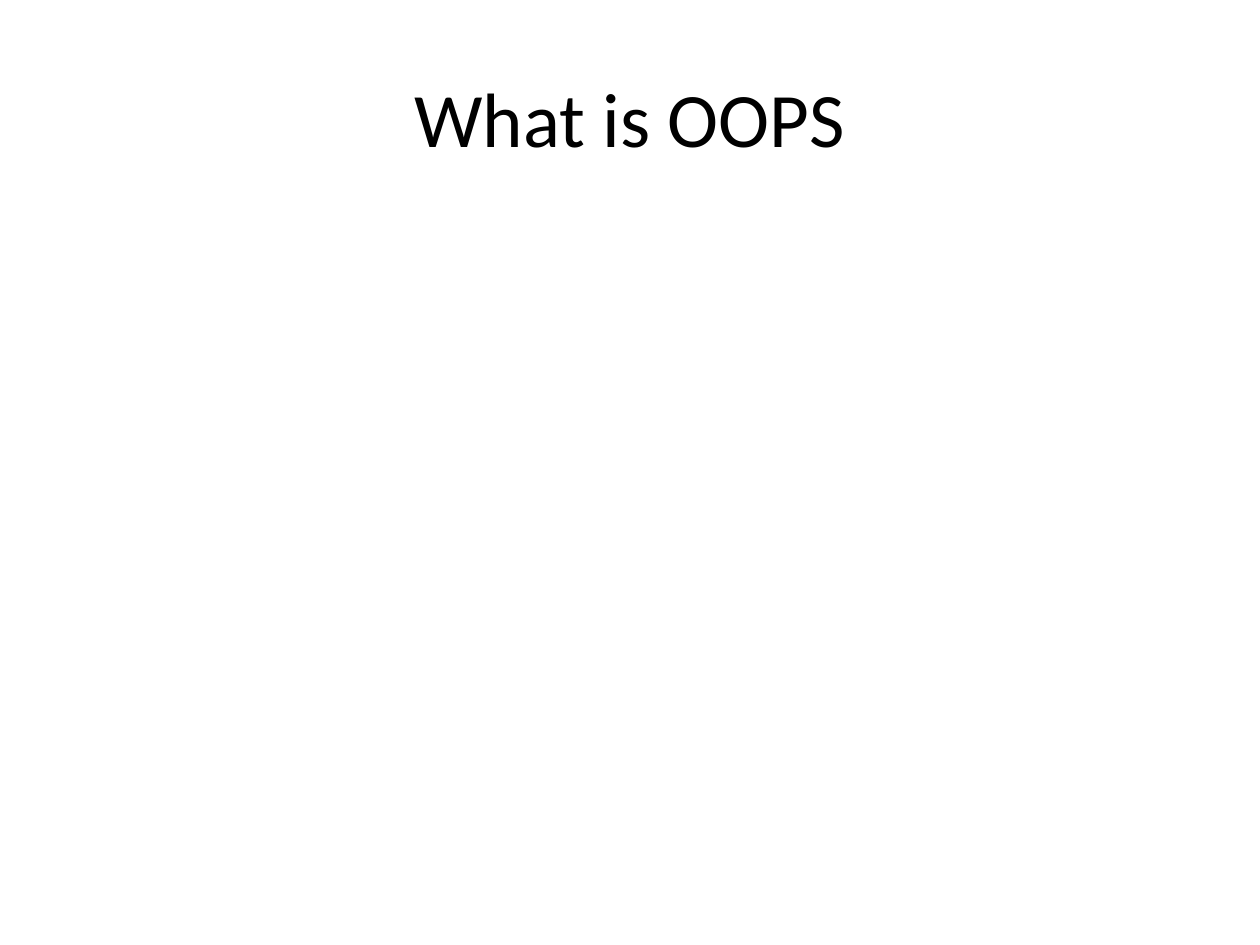
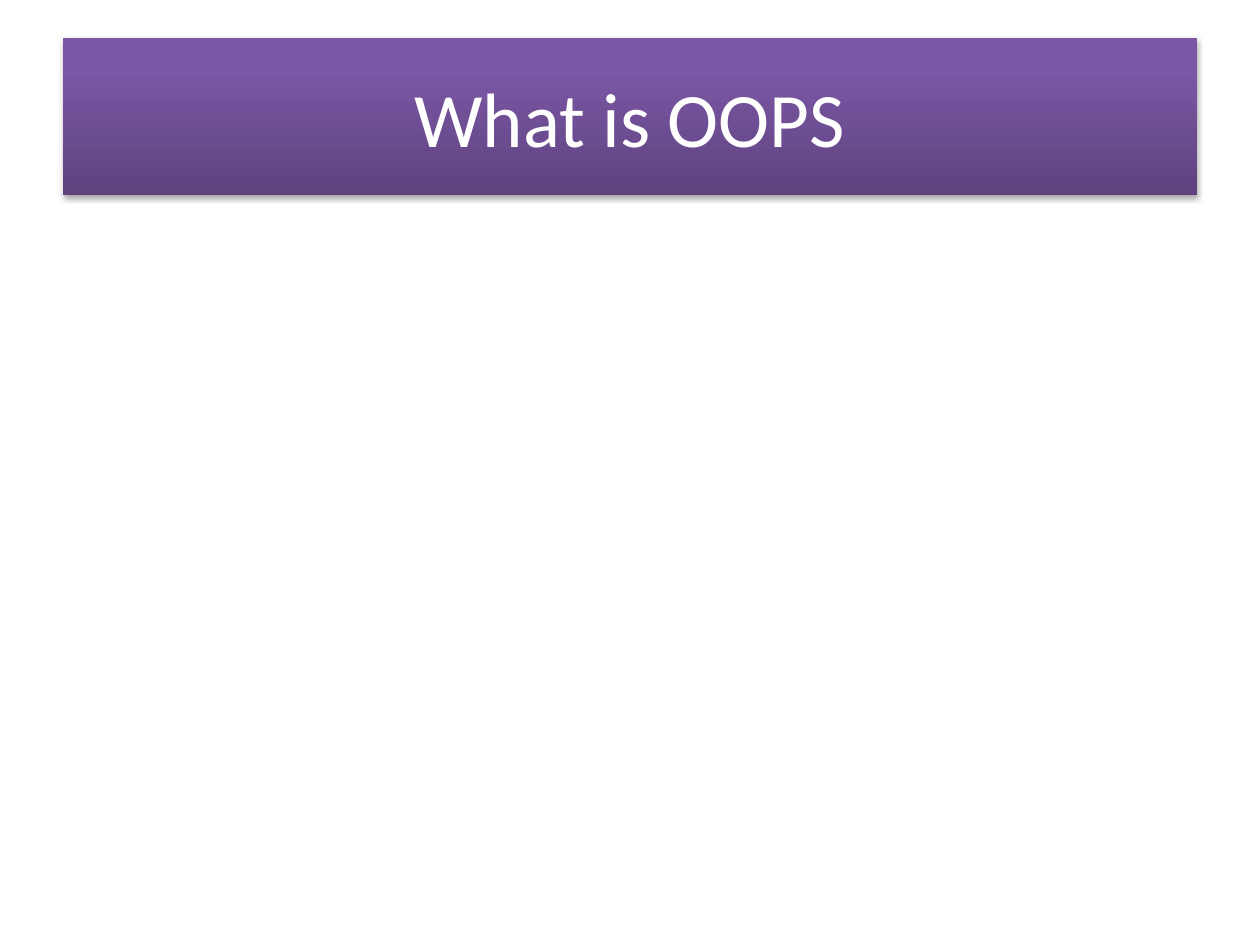
Before and after one commit to soyebparvez/DesignPatternData, a slide deck: slide 1 of Design Principle.pptx. Drawn at 1260x945 pixels with LibreOffice and Linux fonts; fonts in the diff are those of the drawing. Boxes give left, top, right and bottom in pixels: in the first picture for what was removed or moved away, otherwise in the second. Text is boxed around its words. In the diff, an @@ line names an element or a change of style, - is before the commit and + after.

```diff
--- a/Design Principle.pptx
+++ b/Design Principle.pptx
@@ title "What is OOPS" resized from (x1=414, y1=93, x2=845, y2=148) to (x1=63, y1=38, x2=1197, y2=195) @@
@@ title "What is OOPS" at (x1=63, y1=38, x2=1197, y2=195): text colour #000000 to #FFFFFF; fill none to gradient #5F4480 to #7B58A6 to #7C57A8; shadow on @@
```
Also in this commit, not shown: 1 other slide changed.
